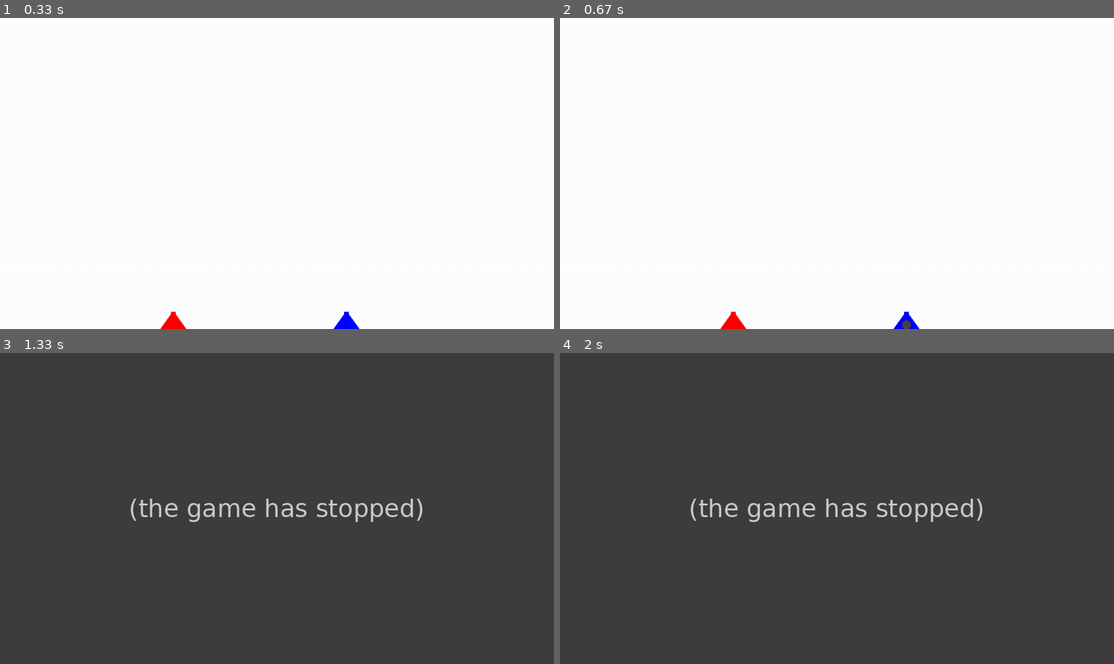
Above: before the commit, frames 1-4 (two rows, left to right).
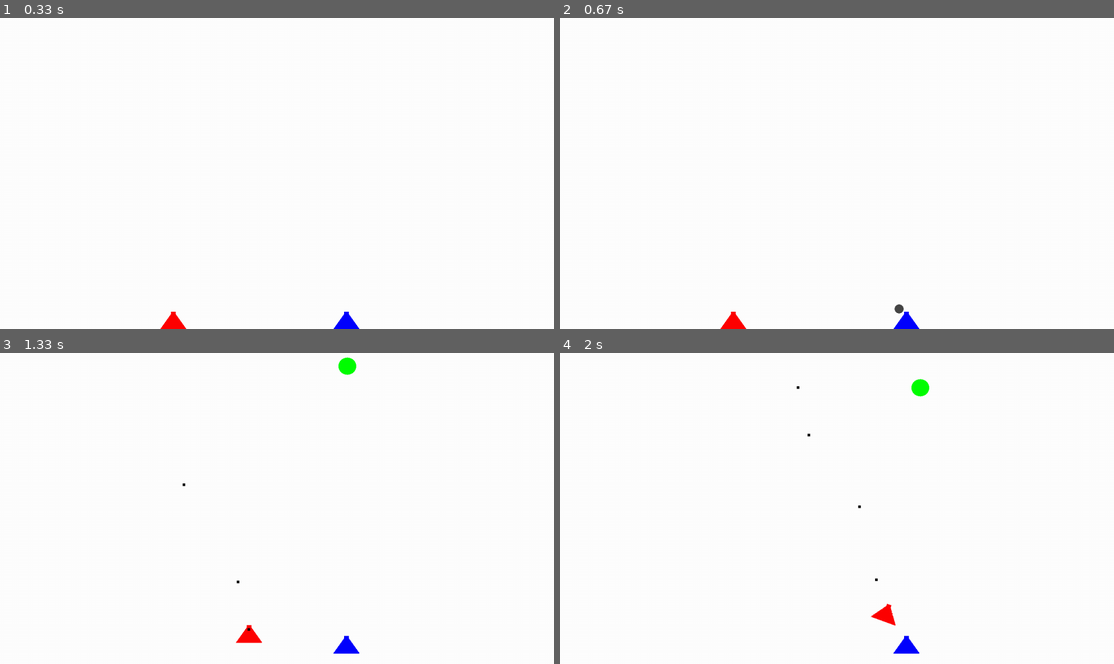
Above: after the commit, the same moments.

Repository: Farama-Foundation/PettingZoo
Game: pygame game, started from gamma_games/zombie_shooter/game.py
The game is run twice, just before and just after one commit, with the same random seed, the same clock (stepped at 60 frames per second) and the same inputs.
Inputs:
- Up to frame 1 (0.33 s): no input
- Up to frame 2 (0.67 s): tap , at 0.33 s
- Up to frame 3 (1.33 s): hold D 0.67-1.13 s; tap F at 0.73, 1.03, 1.23 s; tap I at 0.82 s; hold W from 1.17 s (still down); tap E at 1.32 s
- Up to frame 4 (2 s): release W at 1.47 s; hold D 1.5-1.97 s; tap F at 1.57, 1.87 s

Frame 1 is identical in both runs. In frame 2, less than 0.1% of the frame differs, in the area x 60-64%, y 92-100%; in frame 3, 100%, in the area x 0-100%, y 0-100%; in frame 4, 100%.
Error before the commit: TypeError: Arrow.__init__() missing 1 required positional argument: 'radius' (game.py line 109); the game stopped at 0.73 s (later frames are placeholders)

Commit message:
changed sword to do a swipe in an arc

Diff:
--- a/gamma_games/zombie_shooter/game.py
+++ b/gamma_games/zombie_shooter/game.py
@@ -45,7 +45,7 @@
     def spawnKnight(self):
         if self.event.key == pygame.K_m:
             self.knight_player_num += 1
-            self.knight_dict['knight{0}'.format(self.knight_player_num)] = Knight(blue_trigon)
+            self.knight_dict['knight{0}'.format(self.knight_player_num)] = Knight(blue_trigon, OBJ_RADIUS)
             self.knight_list.add(self.knight_dict['knight{0}'.format(self.knight_player_num)])
             self.all_sprites.add(self.knight_dict['knight{0}'.format(self.knight_player_num)])
         return self.knight_player_num, self.knight_list, self.all_sprites, self.knight_dict
@@ -54,9 +54,9 @@
     def spawnArcher(self):
         if self.event.key == pygame.K_x:
             self.archer_player_num += 1
-            self.archer_dict['archer{0}'.format(self.archer_player_num)] = Archer(red_trigon)
+            self.archer_dict['archer{0}'.format(self.archer_player_num)] = Archer(red_trigon, OBJ_RADIUS)
             self.archer_list.add(self.archer_dict['archer{0}'.format(self.archer_player_num)])
-            self.all_sprites.add(self.archer_dict['archer{0}'.format(self.archer_player_num)])
+            self.all_sprites.add(self.archer_dict['archer{0}'.fdormat(self.archer_player_num)])
         return self.archer_player_num, self.archer_list, self.all_sprites, self.archer_dict
 
 # Spawn New Weapons
@@ -88,14 +88,14 @@
             if not sword_list:      # Sword List is Empty
                 if not self.knight_killed:
                     for i in range(0, self.knight_player_num + 1):
-                        self.sword_dict['sword{0}'.format(i)] = Sword((self.knight_dict['knight{0}'.format(i)]), sword_rect)
+                        self.sword_dict['sword{0}'.format(i)] = Sword((self.knight_dict['knight{0}'.format(i)]), OBJ_RADIUS)
                         self.sword_list.add(self.sword_dict[('sword{0}'.format(i))])
                         self.all_sprites.add(self.sword_dict[('sword{0}'.format(i))])
                     self.sword_spawn_rate = 1
                     self.knight_killed = False
                 else:
                     for knight in self.knight_list:
-                        temp = Sword(knight, sword_rect)
+                        temp = Sword(knight, OBJ_RADIUS)
                         self.sword_list.add(temp)
                         self.all_sprites.add(temp)
                     self.sword_spawn_rate = 1
@@ -106,14 +106,14 @@
         if (self.event.key == pygame.K_f and self.arrow_spawn_rate == 0):
             if not self.archer_killed:
                 for i in range(0, self.archer_player_num + 1):
-                    self.arrow_dict[('arrow{0}'.format(i))] = Arrow(self.archer_dict[('archer{0}'.format(i))])
+                    self.arrow_dict[('arrow{0}'.format(i))] = Arrow(self.archer_dict[('archer{0}'.format(i))], OBJ_RADIUS)
                     self.arrow_list.add(self.arrow_dict[('arrow{0}'.format(i))])
                     self.all_sprites.add(self.arrow_dict[('arrow{0}'.format(i))])
                 self.arrow_spawn_rate = 1
                 self.archer_killed = False
             else:
                 for archer in self.archer_list:
-                    temp = Arrow(archer)
+                    temp = Arrow(archer, OBJ_RADIUS)
                     self.arrow_list.add(temp)
                     self.all_sprites.add(temp)
                 self.arrow_spawn_rate = 1
@@ -123,8 +123,8 @@
 def sword_stab(sword_list, all_sprites):
     try:
         for sword in sword_list:
-            sword_destroy = sword.update()
-            if sword_destroy > SPAWN_STAB_RATE:
+            sword_active = sword.update()
+            if not sword_active: # remove the sprite
                 sword_list.remove(sword)
                 all_sprites.remove(sword)
     except:
@@ -134,7 +134,7 @@
 # Spawning Zombies at Random Location at every 100 iterations
 def spawn_zombie(zombie_spawn_rate, zombie_list, all_sprites):
     zombie_spawn_rate += 1
-    zombie = Zombie(GREEN, circle)
+    zombie = Zombie(GREEN, circle, OBJ_RADIUS)
 
     if zombie_spawn_rate >= ZOMBIE_SPAWN:
         zombie.rect.x = random.randrange(WIDTH)
@@ -263,10 +263,10 @@
 
     # Spawning Zombies at Random Location at every 100 iterations
     # TODO: uncomment this
-    # zombie_spawn_rate, zombie_list, all_sprites = spawn_zombie(zombie_spawn_rate, zombie_list, all_sprites)
+    zombie_spawn_rate, zombie_list, all_sprites = spawn_zombie(zombie_spawn_rate, zombie_list, all_sprites)
 
     # Stab the Sword
-    # sword_list, all_sprites = sword_stab(sword_list, all_sprites)
+    sword_list, all_sprites = sword_stab(sword_list, all_sprites)
 
     # Zombie Kills the Arrow
     zombie_list, arrow_list, all_sprites, score = zombie_arrow(zombie_list, arrow_list, all_sprites, score)
--- a/gamma_games/zombie_shooter/src/players.py
+++ b/gamma_games/zombie_shooter/src/players.py
@@ -82,18 +82,6 @@
             if keys[pygame.K_o]:
                 self.angle -= ANGLE_RATE
 
-            # Attack
-            if keys[pygame.K_SEMICOLON]:
-                self.attacking = True
-
-        if self.attacking: #TODO: move this to be below the transform rotation updates at the end of this method?
-            if self.attack_phase < 6:
-                self.weapon.draw(self.attack_phase)
-                self.attack_phase += 1
-            else:
-                self.attack_phase = -5
-                self.attacking = False
-
         self.direction = pygame.Vector2(0, -1).rotate(-self.angle)
         self.image = pygame.transform.rotate(self.org_image, self.angle)
         self.rect = self.image.get_rect(center=self.rect.center)
--- a/gamma_games/zombie_shooter/src/weapons.py
+++ b/gamma_games/zombie_shooter/src/weapons.py
@@ -36,10 +36,10 @@
 
     def __init__(self, knight, radius):
         super().__init__()
-        self.i = i
+        self.i = i # TODO: remove this. Does it break the code if I remove it?
         self.image = pygame.Surface((4, 25), pygame.SRCALPHA)
         # self.image.fill(GRAY)
-        self.image = pygame.image.load("E:\\Drive\\UMD\\Research\\Parameter Sharing\\rlgames\\gamma_games\\zombie_shooter\\img\\mace.png")
+        self.image = pygame.image.load('img\\mace.png')
         self.knight = knight
         self.rect = self.image.get_rect(center = self.knight.rect.center)
         self.direction = self.knight.direction
@@ -48,28 +48,28 @@
         self.pos = self.knight.pos
         self.radius = radius
         self.speed = 5
+        self.phase = -5
+        self.active = False
 
     def update(self):
-        # keys = pygame.key.get_pressed()
-        # self.i += 1
+        keys = pygame.key.get_pressed()
 
-        # self.angle = self.knight.angle
-        # # Get the angle converted to normal unit circle angles and in radians.
-        # rota_angle = math.radians(self.angle  + 90)
+        # Attack
+        if keys[pygame.K_SEMICOLON]:
+            self.active = True
 
-        # self.rect = self.image.get_rect(center = self.knight.rect.center)
-        # self.image = pygame.transform.rotate(self.org_image, self.angle)
-        # self.rect.x += (math.cos(rota_angle) * (self.rect.width / 2)) + (math.cos(rota_angle) * (self.knight.rect.width / 2))
-        # self.rect.y -= (math.sin(rota_angle) * (self.rect.height / 2)) + (math.sin(rota_angle) * (self.knight.rect.height / 2))
+        if self.active:
+            if self.phase < 6:
+                self.phase += 1
+                self.knight.attacking = True
 
-        # self.direction = self.knight.direction
+                angle = math.radians(self.knight.angle + 90 + self.speed * self.phase)
+                self.rect = self.image.get_rect(center = self.knight.rect.center)
+                self.rect.x += (math.cos(angle) * (self.rect.width / 2)) + (math.cos(angle) * (self.knight.rect.width / 2))
+                self.rect.y -= (math.sin(angle) * (self.rect.height / 2)) + (math.sin(angle) * (self.knight.rect.height / 2))
+            else:
+                self.phase = -5
+                self.active = False
+                self.knight.attacking = False
 
-        return self.i
-
-    def draw(self, phase):
-        # TODO: hide/remove the mace when the swing is done. need to hide the sprite
-        angle = math.radians(self.knight.angle + self.speed * phase) # TODO: need to add 90 to this to make it normal radians like unit circle? double check
-        self.rect = self.image.get_rect(center = self.knight.rect.center)
-        # self.image = pygame.transform.rotate(self.org_image, self.angle)
-        self.rect.x += (math.cos(angle) * (self.rect.width / 2)) + (math.cos(angle) * (self.knight.rect.width / 2))
-        self.rect.y -= (math.sin(angle) * (self.rect.height / 2)) + (math.sin(angle) * (self.knight.rect.height / 2))
+        return self.active
--- a/gamma_games/zombie_shooter/src/zombie.py
+++ b/gamma_games/zombie_shooter/src/zombie.py
@@ -10,11 +10,11 @@
 
 class Zombie(pygame.sprite.Sprite):
 
-    def __init__(self, color, circle):
+    def __init__(self, color, circle, radius):
         super().__init__()
         self.image = circle
         self.rect = self.image.get_rect(center=(50, 50))
-        self.radius = variables.OBJ_RADIUS
+        self.radius = radius
 
     def update(self):
         rand_x = random.randint(0, 10)
